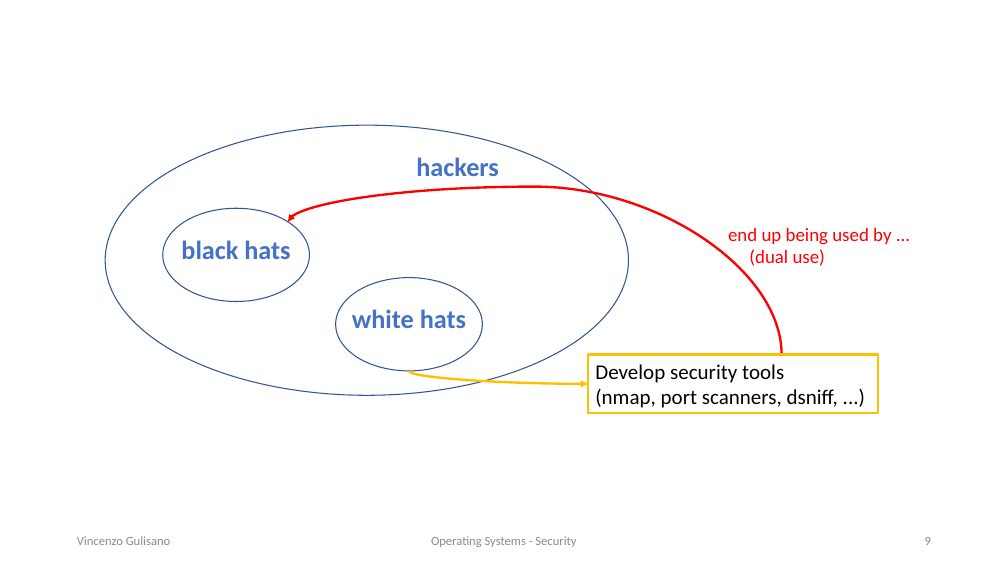
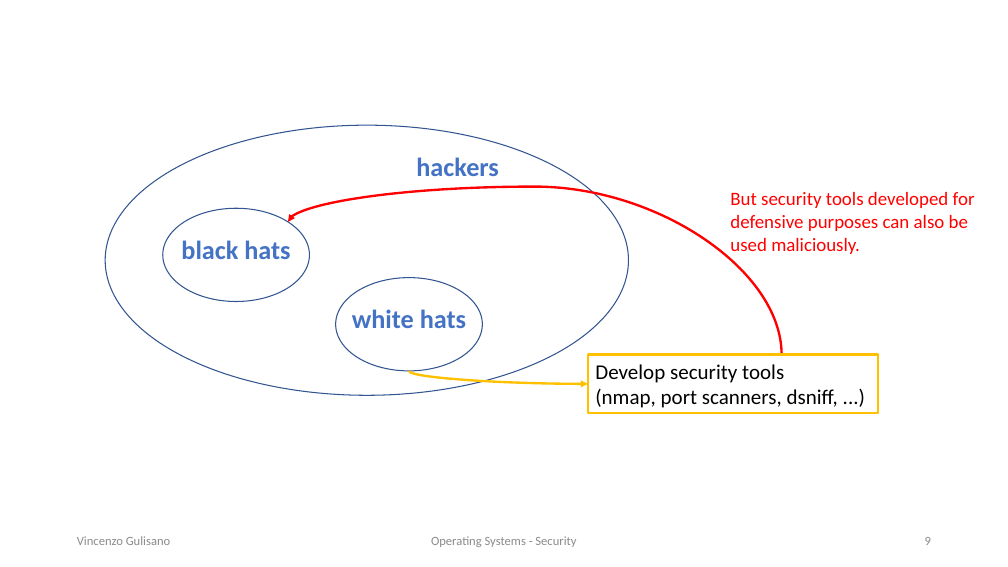
Before and after one commit to vincenzo-gulisano/os_material, a slide deck: slide 9 of security/security.pptx. Drawn at 1008x567 pixels with LibreOffice and Linux fonts; fonts in the diff are those of the drawing. Boxes give left, top, right and bottom in pixels: in the first picture for what was removed or moved away, otherwise in the second. Text is boxed around its words. In the diff, an @@ line names an element or a change of style, - is before the commit and + after.

Commit message:
updating security slides

```diff
--- a/security/security.pptx
+++ b/security/security.pptx
@@ text at box(730, 192, 975, 254): text changed @@
-end up being used by ...
-(dual use)
+But security tools developed for defensive purposes can also be used maliciously.
```
Also in this commit, not shown: 11 other slides changed, 1 other file.
